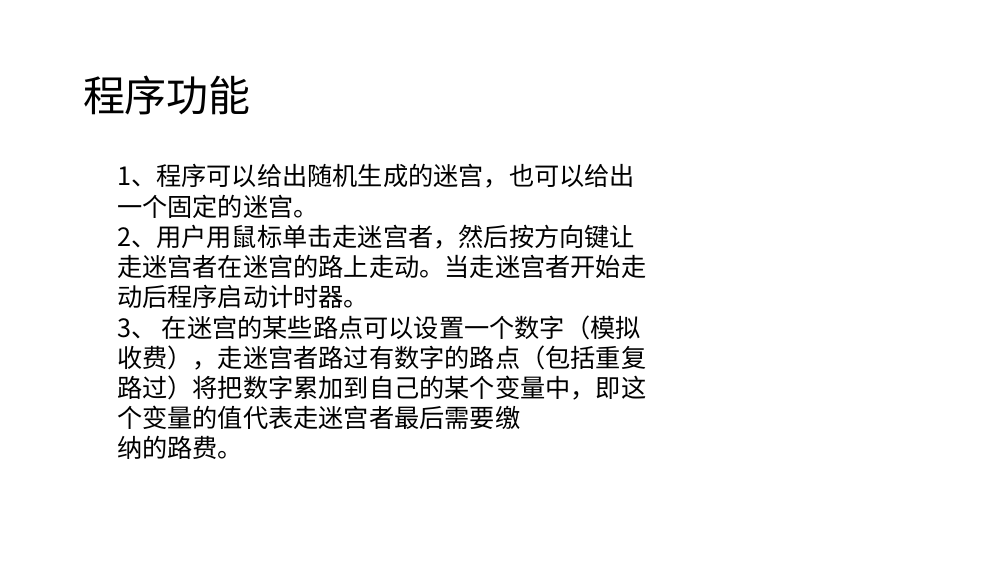
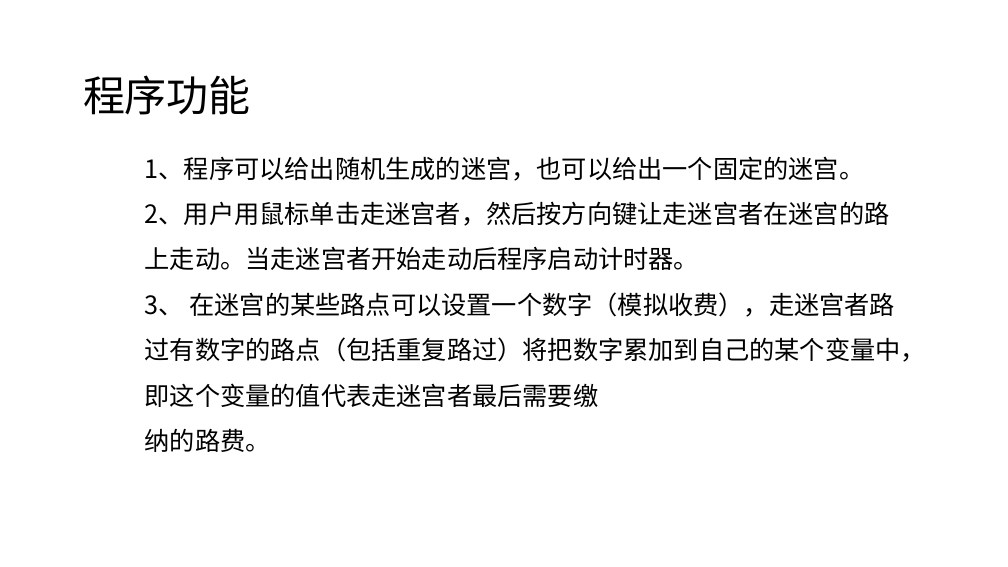
Before and after one commit to sxl888/run-a-maze, a slide deck: slide 4 of 第六组走迷宫答辩ppt.pptx (slide 2 before the commit). Drawn at 1008x567 pixels with LibreOffice and Linux fonts; fonts in the diff are those of the drawing; background and template pictures are left out. Boxes give left, top, right and bottom in pixels: in the first picture for what was removed or moved away, otherwise in the second. Text is boxed around its words. In the diff, an @@ line names an element or a change of style, - is before the commit and + after.

```diff
--- a/第六组走迷宫答辩ppt.pptx
+++ b/第六组走迷宫答辩ppt.pptx
@@ text "1、程序可以给出随机生成的迷宫，也可以给出一个固定的迷宫。": place and size @@
-text "1、程序可以给出随机生成的迷宫，也可以给出一个固定的迷宫。" at box(117, 163, 646, 459)
+text "1、程序可以给出随机生成的迷宫，也可以给出一个固定的迷宫。" at box(145, 156, 926, 452)
@@ text "1、程序可以给出随机生成的迷宫，也可以给出一个固定的迷宫。" at box(145, 156, 926, 452): line spacing 1 to 1.5 @@
```
Also in this commit, not shown: 4 other slides changed, 6 slides added, 3 slides removed.
